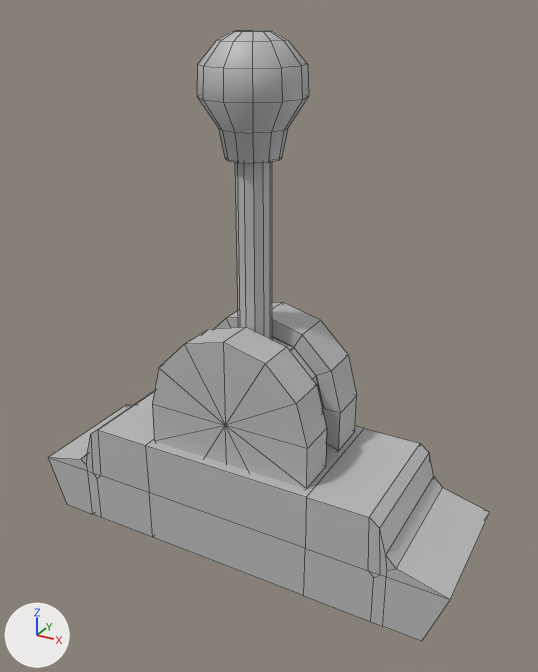
Two versions of the FBX model Isolated Control/Assets/Meshes/SM_lever.fbx, one commit apart.
One viewpoint serves both versions: a camera (50 mm lens) standing at (0.107, -0.561, 0.452) and looking at (-0.169, -0.061, 0.202). The lights are fixed; the arrows at lower left show +X, +Y and +Z. Mesh edges are drawn as thin lines. Where no turn or scale is listed for an object, it has been applied to the vertices.

In view in the first picture: 'base', 'gearCase', 'handle'.
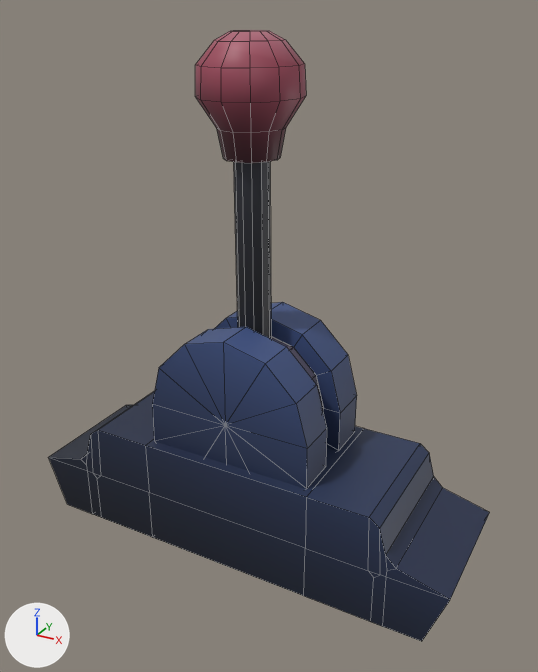
Where the newer file only moved an object's origin or applied its transform, the numbers keep the older frame.

Boxes (x1, y1, x2, y2) around the edits, measured in the pictures (538 x 672 px; the box of a moved part takes in the faces that stretch with it):
'base', recoloured, surface changed (grey to blue)
    both: (49, 392, 490, 642)
'gearCase', recoloured, surface changed (grey to blue)
    both: (152, 302, 357, 489)
'handle', recoloured, mesh turned, surface changed
    before: (197, 30, 324, 411)
    after: (195, 30, 324, 411)
part 1 of me_mesh, moved or reshaped
    before: (197, 30, 309, 339)
    after: (195, 30, 306, 339)
part 2 of me_mesh, surface changed
    before: (272, 337, 324, 411)
    after: (271, 336, 324, 411)

The change, as a list of edits to the scene's bpy script:
```text
Add img_basecolour__tga:
    img_basecolour__tga = load_image('baseColour_.tga', '../Materials/baseColour_.tga', 8, 64, 'sRGB')
Add mat_m_base:
    mat_m_base = principled_material('M_Base')
    mat_m_base.texture = img_basecolour__tga
Change me_mesh_001:
    where me_mesh_001.from_pydata(...)  # 68 vertices, 62 faces; spans x -0.382..0.018, y -0.12..0.0, z 0.0..0.1
    used by ob_base; location = (0.0, 0.0, 0.0)
    remove me_mesh_001.materials.append(mat_lambert1)  # grey #bcbcbc
    me_mesh_001 part 4: texture (UV) coordinates of 62 of 62 faces, centred in x -0.382..0.018, y -0.12..0.0, z 0.0..0.1, changed; they spanned u 0.12..0.88, v 0.0..1.0 and now span u 0.44..0.45, v 0.01..0.33
    add me_mesh_001.materials.append(mat_m_base)  # picture img_basecolour__tga
Change me_mesh_002:
    where me_mesh_002.from_pydata(...)  # 74 vertices, 74 faces; spans x -0.076..0.075, y -0.05..0.05, z -0.075..0.075
    used by ob_gearcase; location = (-0.182, -0.06, 0.138)
    remove me_mesh_002.materials.append(mat_lambert1)  # grey #bcbcbc
    me_mesh_002 part 3: texture (UV) coordinates of 74 of 74 faces, centred in x -0.075..0.075, y -0.05..0.05, z -0.07..0.07, changed; they spanned u 0.34..0.66, v 0.0..1.0 and now span u 0.44..0.45, v 0.21..0.51
    add me_mesh_002.materials.append(mat_m_base)  # picture img_basecolour__tga
Change me_mesh:
    where me_mesh.from_pydata(...)  # 126 vertices, 134 faces; spans x -0.059..0.059, y -0.041..0.041, z -0.059..0.3
    used by ob_handle; location = (-0.182, -0.06, 0.138)
    remove me_mesh.materials.append(mat_lambert1)  # grey #bcbcbc
    me_mesh part 1: the whole mesh is turned -0.4 degrees about the y axis through the mesh origin
    me_mesh part 2: texture (UV) coordinates of 108 of 134 faces, centred in x -0.055..0.055, y -0.038..0.038, z -0.055..0.3, changed; they spanned u 0.34..0.66, v 0.38..1.0 and now span u 0.19..0.69, v 0.01..0.82
    add me_mesh.materials.append(mat_m_base)  # picture img_basecolour__tga
```
